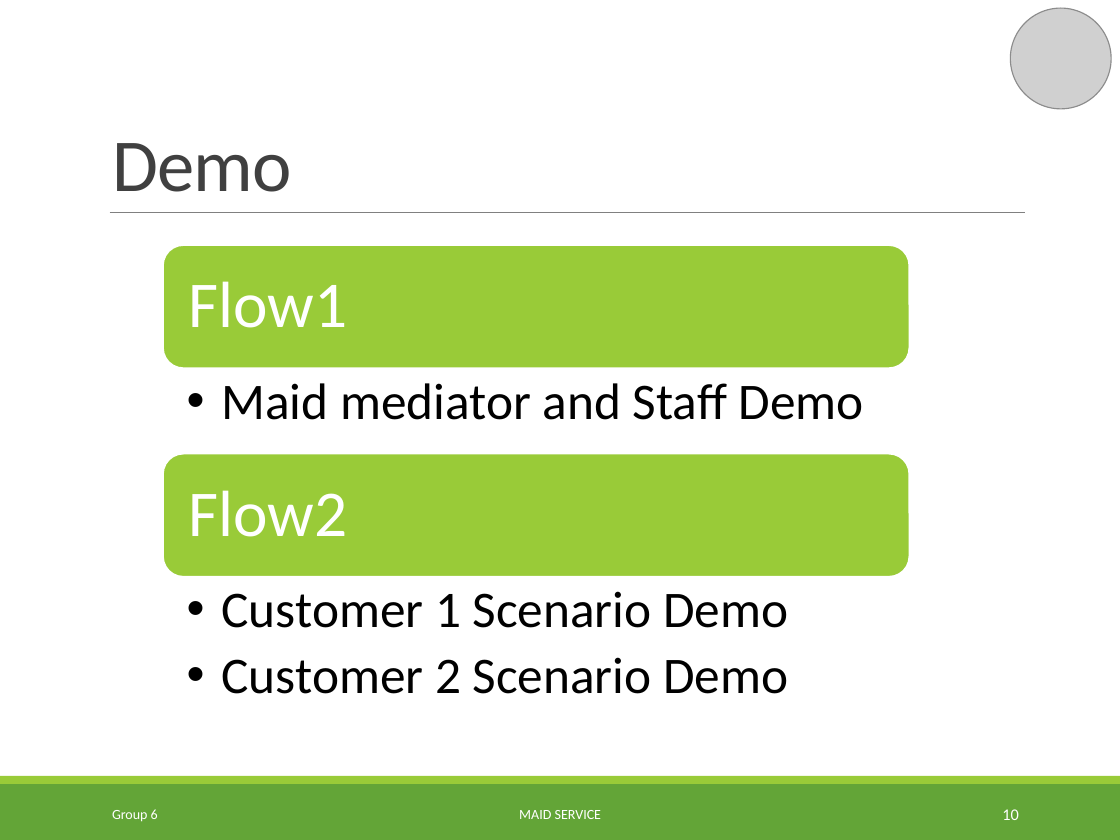
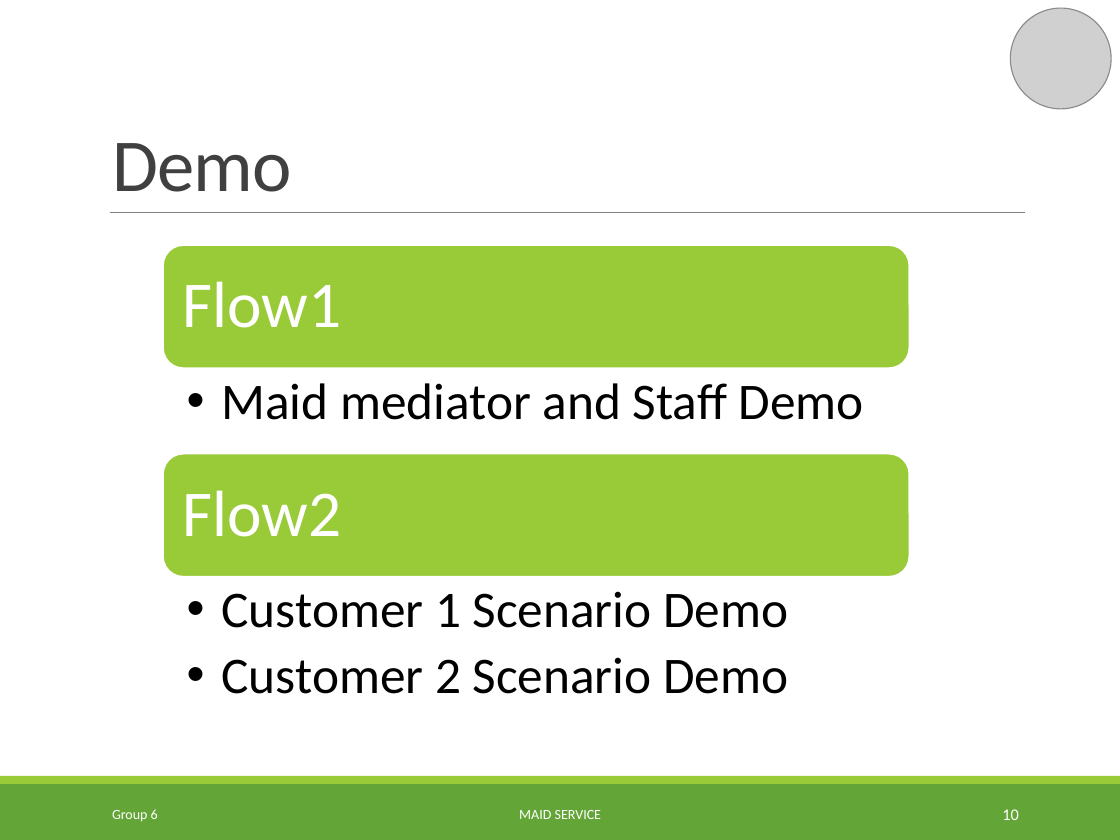
Before and after one commit to TuanBT/ms-website, a slide deck: slide 10 of Presentation/MS_Slide.pptx. Drawn at 1120x840 pixels with LibreOffice and Linux fonts; fonts in the diff are those of the drawing; grey boxes stand for pictures; background and template pictures are left out. Boxes give left, top, right and bottom in pixels: in the first picture for what was removed or moved away, otherwise in the second. Text is boxed around its words. In the diff, an @@ line names an element or a change of style, - is before the commit and + after.

```diff
--- a/Presentation/MS_Slide.pptx
+++ b/Presentation/MS_Slide.pptx
@@ text "Flow1": place and size @@
-text "Flow1" at bbox=[188, 281, 347, 328]
+text "Flow1" at bbox=[182, 281, 341, 328]
@@ text "Flow2": place and size @@
-text "Flow2" at bbox=[188, 490, 347, 537]
+text "Flow2" at bbox=[182, 490, 341, 537]
```
Also in this commit, not shown: 7 other slides changed.
